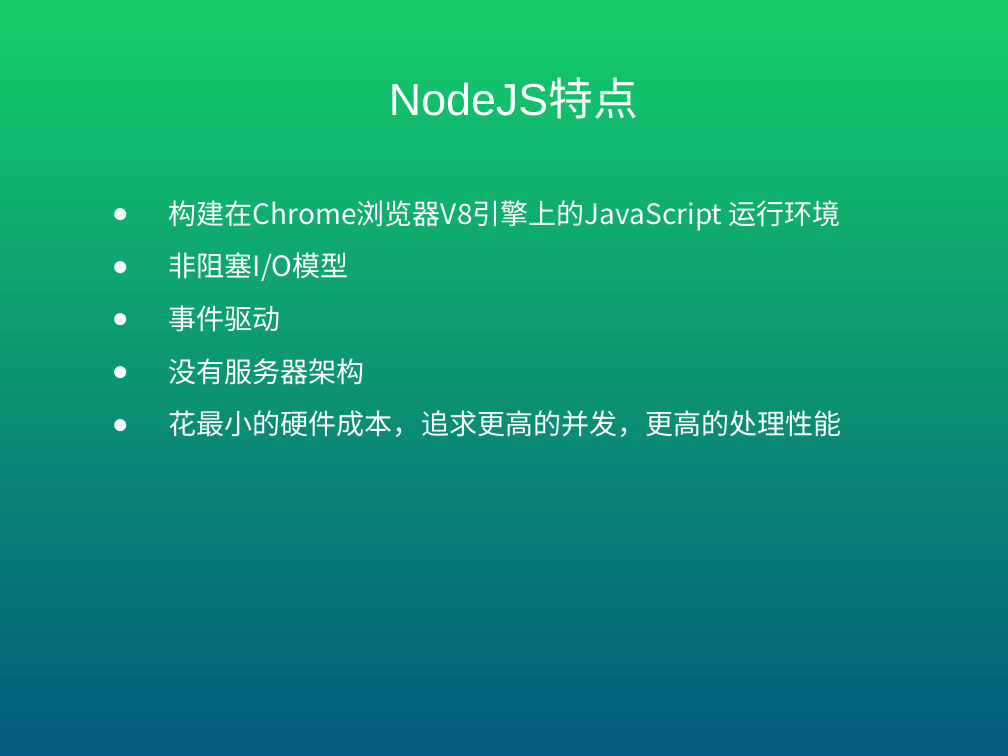
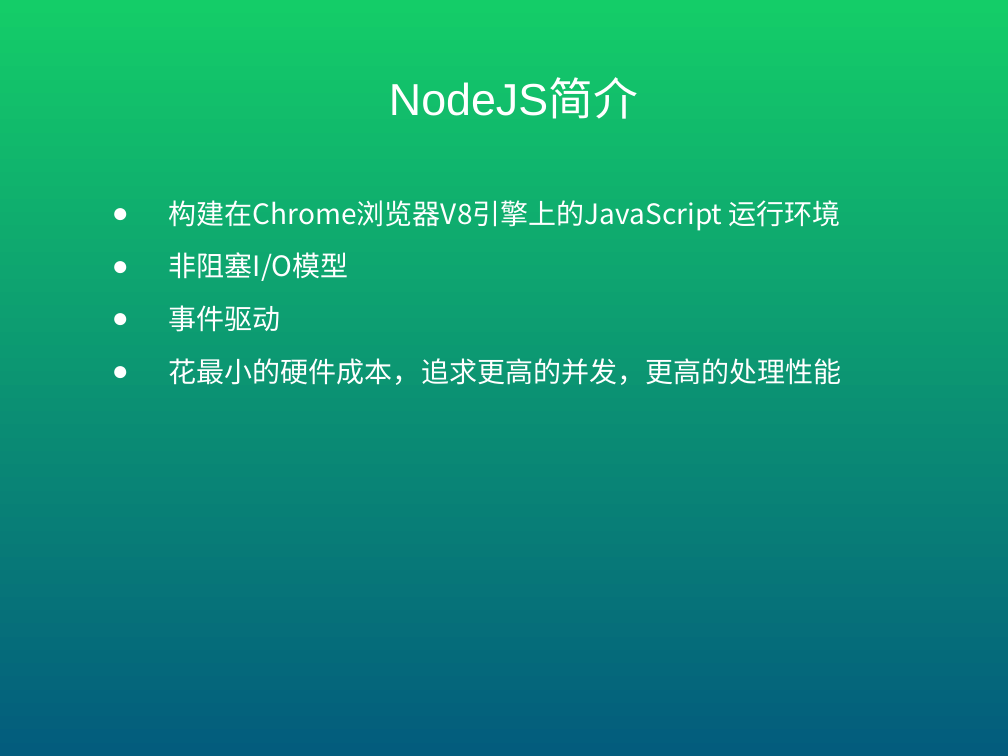
Before and after one commit to mopacha/course, a slide deck: slide 5 of ppt/聊一下NodeJS.pptx. Drawn at 1008x756 pixels with LibreOffice and Linux fonts; fonts in the diff are those of the drawing. Boxes give left, top, right and bottom in pixels: in the first picture for what was removed or moved away, otherwise in the second. Text is boxed around its words. In the diff, an @@ line names an element or a change of style, - is before the commit and + after.

```diff
--- a/ppt/聊一下NodeJS.pptx
+++ b/ppt/聊一下NodeJS.pptx
@@ title at box(389, 80, 638, 119): text changed @@
-NodeJS特点
+NodeJS简介
@@ subtitle at box(169, 358, 365, 385): paragraph removed @@
-● 没有服务器架构
```
Also in this commit, not shown: 5 other slides changed, 3 slides added, 3 slides removed, 1 other file.
